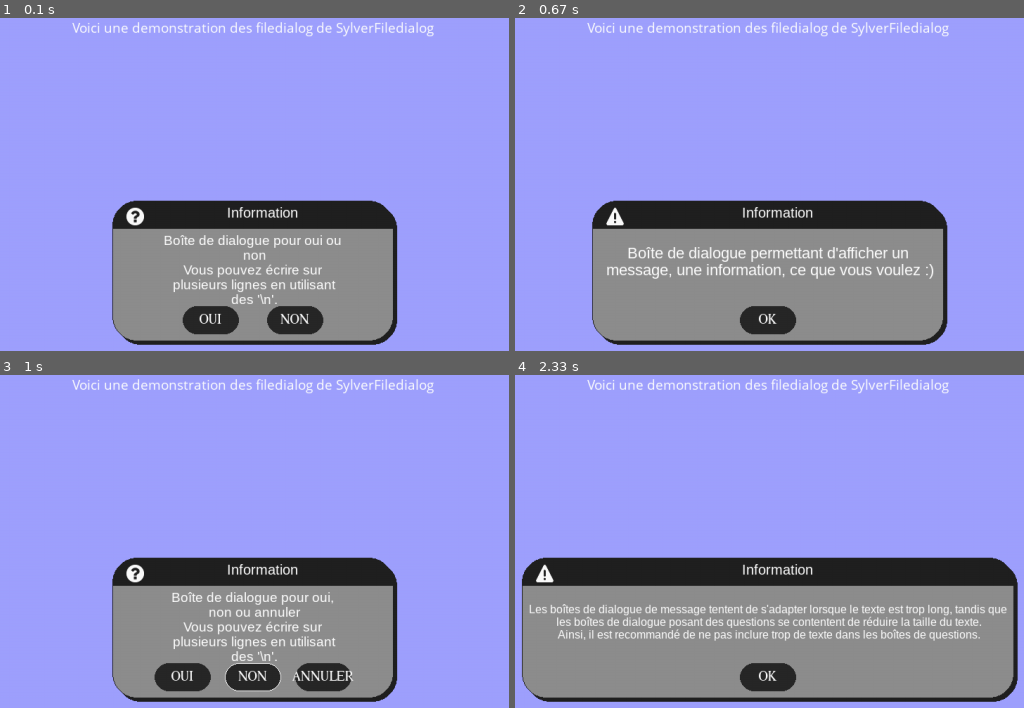
Above: before the commit, frames 1-4 (two rows, left to right).
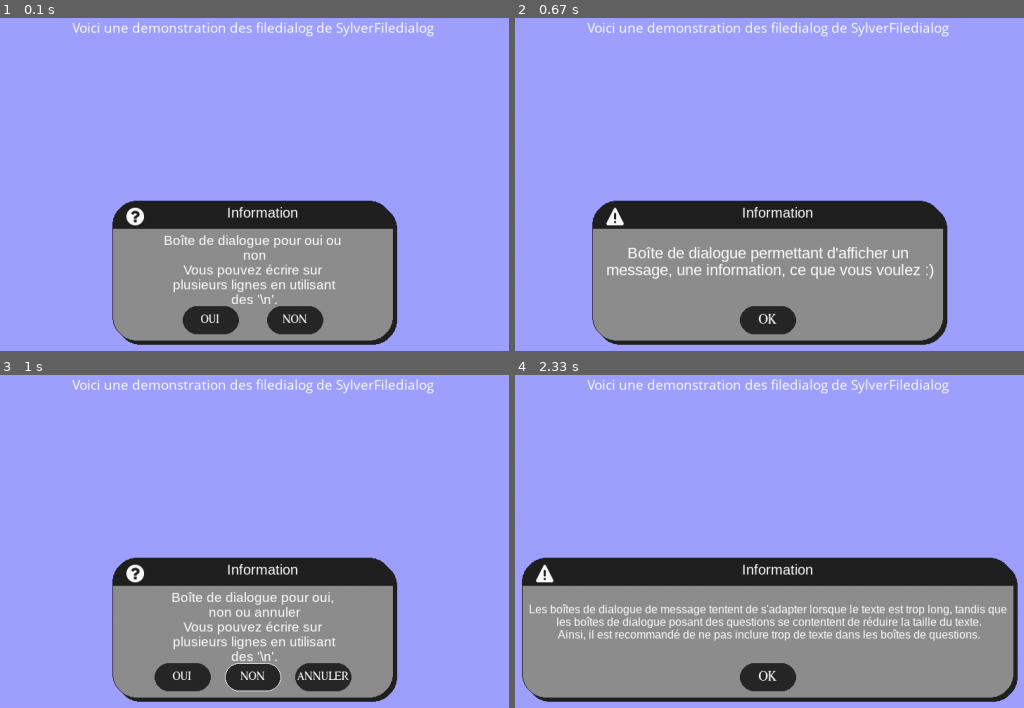
Above: after the commit, the same moments.

Repository: Sylverstone/BoiteDialoguePygame
Game: pygame game, started from Sylver_filedialog.py
Same seed, same stepped clock (60 frames per second), same inputs: the game is played once before the commit and once after it.
Inputs (mouse positions are in pixels of both pictures, inside the frame that each line leads up to):
- Up to frame 1 (0.1 s): no input
- Up to frame 2 (0.67 s): hold Esc from 0.33 s (still down)
- Up to frame 3 (1 s): release Esc at 0.8 s; click "OK" at 0.88 s
- Up to frame 4 (2.33 s): hold Esc 1.17-1.63 s; click (outside the picture) at 1.72 s

The runs differ from the first frame. In frame 1, 0.2% of the frame differs, in the area x 39-61%, y 88-92%; in frame 2, nothing differs; in frame 3, 0.5%, in the area x 33-70%, y 88-92%; in frame 4, nothing differs.

Commit message:
Ajout des doctstring + des options supplementaires

Diff:
--- a/Sylver_filedialog.py
+++ b/Sylver_filedialog.py
@@ -5,9 +5,23 @@
 from Sylver_fonction_usuelle import *
 
 class BoiteDialogPygame:
-
-    def __init__(self,w : int = 400 ,h : int = 200 ,screen : pygame.Surface = None,
-                 contour = 0, filtre_blanc = False,base_title = "Information"):
+    """
+    # BoiteDialogPygame
+        la class permet d'afficher différente boîte de dialogues tel que des oui non, des oui non annuler
+        ou bien encore de simple message. Vous pouvez personnalisé les dimensions de la boîte de dialogues, son apparence (contour)
+        avec également d'autre option comme son titre de base ainsi que un arrière plan transparent blanc a son affichage
+
+    ## Args:
+        * w (int, optional): longueur de la Boite de dialogue. Defaults to 400.
+        * h (int, optional): hauteur de la boite de dialogue. Defaults to 200.
+        * screen (pygame.Surface, optional): surface sur laquelle est dessiné la boîte de dialogue (conseillez de mettre votre écran). Defaults to None.
+        * contour (int, optional): epaisseur du contour de la boîte de dialogue. Defaults to 0.
+        * filtre_blanc (bool, optional): Si True, un arrière plan semi-transparent sera présent à l'affichage des boîtes de dialogues. Defaults to False.
+        * base_title (str, optional): Titre de base des boîtes de dialogues, il est personnalisable pour les différentes boites de dialogues, si vous ne le changez pas, base_title sera considéré par défaut comme titre de la boite dialogue. Defaults to "Information".
+        * echap_destroy_windows (bool,optional): Si True, a l'appuie de la touche echap, peut-importe la fenêtre, elle se fermera (renvoie None forcément)
+    """
+
+    def __init__(self,w : int = 400 ,h : int = 200 ,screen : pygame.Surface = None,contour = 0, filtre_blanc = False,base_title = "Information",echap_destroy_windows = False):
         self.longueur = w
         self.largeur = h
         self.longueur_btn = w/5
@@ -22,8 +36,19 @@
         self.contour = contour
         self.filtre_blanc = filtre_blanc
         self.base_title = base_title
-
-    def basic_setup(self,surface,dernier_ecran,x_surface,y_surface,barre_noir):
+        self.echap_destroy_windows = echap_destroy_windows
+
+    def basic_setup(self,surface : pygame.Surface,dernier_ecran : pygame.Surface,x_surface :int,y_surface : int,barre_noir : pygame.Surface) -> None:
+        """
+        Fonction permettant d'afficher l'esthétique de la boite de dialogue ainsi que son fond
+
+        ## Args:
+            * surface (pygame.Surface): surface de la boite de dialogue
+            * dernier_ecran (pygame.Surface): fond de la boite de dialogue
+            * x_surface (int): position x de la boite de dialogue
+            * y_surface (int): position y de la boite de dialogue
+            * barre_noir (pygame.Surface): surface de la barre noir de la boite de dialogue
+        """
         self.screen.blit(dernier_ecran,(0,0))
         if self.filtre_blanc != False:
                 surface_blanc_transparent = pygame.Surface((self.screen.get_width(), self.screen.get_height()),pygame.SRCALPHA)
@@ -44,13 +69,33 @@
         surface.blit(barre_noir,(0,0))
 
     @staticmethod
-    def affichage_text_et_titre_fenetre(surface : pygame.Surface,title : str,longueur_surface : int,taille_text : int,text : str ,position_text : int,largeur_surface : int,hauteur_text : int):
+    def affichage_text_et_titre_fenetre(surface : pygame.Surface,title : str,longueur_surface : int,taille_text : int,text : str ,position_text : int,largeur_surface : int,hauteur_text : int) -> None:
+        """Fonction permettant d'afficher le contenu texte de la boite de dialogue ainsi que son texte
+
+        ## Args:
+            * surface (pygame.Surface): Surface de la boite de dialogue
+            * title (str): titre de la boite de dialogue
+            * longueur_surface (int): longueur de la boite de dialogue
+            * taille_text (int): taille du contenu (texte) de la boite de dialogue
+            * text (str): contenu (texte) de la boite de dialogue
+            * position_text (int): position x du contenu (texte) de la boite de dialogue
+            * largeur_surface (int): largeur de la boite de dialogue
+            * hauteur_text (int): hauteur du contenu (texte) de la boite de dialogue
+        """
         draw_text_(contener=surface,text = title,x = longueur_surface/2 - font('Arial',15,False).size(title)[0]/2,
                       y = 5, color = (255,255,255), font="Arial")
         draw_text_(contener=surface,text = text,x = position_text,
                     y = largeur_surface/2 - hauteur_text/2, font = "Arial",size = taille_text,color=(255,)*3,center_multi_line=True)
 
-    def affiche_case(self,all_rect,mouse,bord_case,texts):
+    def affiche_case(self,all_rect : list,mouse : tuple,bord_case : list,texts : list) -> None:
+        """Fonction permettant d'afficher les btn de la boite de dialogue
+
+        ## Args:
+            * all_rect (list): tous les rects des boutons de la boite de dialogue
+            * mouse (tuple): coordonné de la souris (x,y)
+            * bord_case (list): listes contenu les couleurs des bords des boutons
+            * texts (list): listes contenant les textes affichés sur les bouton
+        """
         i = 0
         for rect in all_rect:
             if rect.collidepoint(mouse):
@@ -59,18 +104,18 @@
                 bord_case[i] = palette_couleur().Noir_clair
             pygame.draw.rect(self.screen,palette_couleur().Noir_clair,rect,0,35)
             pygame.draw.rect(self.screen,bord_case[i],rect,1,35)
-            draw_text_(contener= self.screen,text = texts[i], x = rect.x + rect.w/2 - font(TNN,20,True).size(texts[i])[0]/2,
-                    y = rect.y + rect.h/2 - font(TNN,20,True).size(texts[i])[1]/2, color=(255,)*3,
-                    font = TNN, importer= True,size = 20)
+            draw_text_(contener= self.screen,text = texts[i], x = rect.x + rect.w/2 - font(TNN,17,True).size(texts[i])[0]/2,
+                    y = rect.y + rect.h/2 - font(TNN,17,True).size(texts[i])[1]/2, color=(255,)*3,
+                    font = TNN, importer= True,size = 17)
             i+=1
 
-    def ask_yes_no(self,text : str ,dernier_ecran : pygame.Surface,color_text : tuple = (0,0,0),title = "") -> bool:
+    def ask_yes_no(self,text : str ,dernier_ecran : pygame.Surface,color_text : tuple = (0,0,0),title = "") -> bool | None:
         """Boite de dialogue permettant de posez une question fermer. Renvoie True pour oui, False pour non
 
         Args:
-            text (str): texte à afficher
-            dernier_ecran (pygame.Surface): fond de la boite de dialogue
-            color_text (tuple, optional): couleur du texte. Defaults to (0,0,0).
+            * text (str): texte à afficher
+            * dernier_ecran (pygame.Surface): fond de la boite de dialogue
+            * color_text (tuple, optional): couleur du texte. Defaults to (0,0,0).
 
         Returns:
             bool: Reponse de l'utilisateur
@@ -111,8 +156,9 @@
                     return True
                 elif rect_btn_non.collidepoint(mouse) and event.type == pygame.MOUSEBUTTONDOWN and event.button == 1:
                     return False
-                if event.type == pygame.KEYDOWN and event.key == pygame.K_ESCAPE:
-                    return None
+                if self.echap_destroy_windows:
+                    if event.type == pygame.KEYDOWN and event.key == pygame.K_ESCAPE:
+                        return None
             #affichage
             BoiteDialogPygame.affichage_text_et_titre_fenetre(surface,title,longueur_surface,taille_text,text,position_text,largeur_surface,hauteur_text)
             surface.blit(self.icone_interrogation,(20,10))
@@ -120,13 +166,13 @@
             self.affiche_case(all_rect,mouse,bord_case,texts)
             pygame.display.update()
 
-    def ask_yes_no_cancel(self,text : str ,dernier_ecran : pygame.Surface,color_text : tuple = (0,0,0),title = "") -> bool:
+    def ask_yes_no_cancel(self,text : str ,dernier_ecran : pygame.Surface,color_text : tuple = (0,0,0),title = "") -> bool | None:
         """Boite de dialogue permettant de poser une question fermé, Renvoie True pour oui, False pour non, None pour annuler
 
         Args:
-            text (str): texte à afficher sur la FileDialog
-            dernier_ecran (pygame.Surface): fond de la boite de dialogue
-            color_text (tuple, optional): couleur du texte. Defaults to (0,0,0).
+            * text (str): texte à afficher sur la FileDialog
+            * dernier_ecran (pygame.Surface): fond de la boite de dialogue
+            * color_text (tuple, optional): couleur du texte. Defaults to (0,0,0).
 
         Returns:
             bool: Reponse de l'utilisateur
@@ -171,8 +217,9 @@
                     return False
                 elif rect_btn_annuler.collidepoint(mouse) and event.type == pygame.MOUSEBUTTONDOWN and event.button == 1:
                     return None
-                if event.type == pygame.KEYDOWN and event.key == pygame.K_ESCAPE:
-                    return None
+                if self.echap_destroy_windows:
+                    if event.type == pygame.KEYDOWN and event.key == pygame.K_ESCAPE:
+                        return None
             #affichage
             BoiteDialogPygame.affichage_text_et_titre_fenetre(surface,title,longueur_surface,taille_text,text,position_text,largeur_surface,hauteur_text)
             surface.blit(self.icone_interrogation,(20,10))
@@ -184,8 +231,8 @@
         """Fonction permettant d'afficher un message a l'écran, ne renvoie rien
 
         Args:
-            text (str): texte a afficher
-            dernier_ecran (pygame.Surface): fond de la boite de dialogue
+            * text (str): texte a afficher
+            * dernier_ecran (pygame.Surface): fond de la boite de dialogue
         """
         if title == "":
             title = self.base_title
@@ -229,9 +276,10 @@
             for event in pygame.event.get():
                 if rect_btn_ok.collidepoint(mouse) and event.type == pygame.MOUSEBUTTONDOWN and event.button == 1:
                     affiche = False
-
-                if event.type == pygame.KEYDOWN and event.key == pygame.K_ESCAPE:
-                    affiche = False
+                if self.echap_destroy_windows:
+
+                    if event.type == pygame.KEYDOWN and event.key == pygame.K_ESCAPE:
+                        affiche = False
             #affichage
             BoiteDialogPygame.affichage_text_et_titre_fenetre(surface,title,longueur_surface,taille_text,text,position_text,largeur_surface,hauteur_text)
             surface.blit(self.icone_exclamation,(20,10))
@@ -255,7 +303,7 @@
     screen.fill((106,110,255))
     draw_text_("Voici une demonstration des filedialog de SylverFiledialog",contener=screen,color=(255,255,255),center_multi_line=True)
     last_screen = screen.copy()
-    dialog = BoiteDialogPygame(400,200,screen,1,True)
+    dialog = BoiteDialogPygame(400,200,screen,1,True,echap_destroy_windows=True)
     rep = dialog.ask_yes_no("Boîte de dialogue pour oui ou non\nVous pouvez écrire sur plusieurs lignes en utilisant des '\\n'.",last_screen)
     rep = dialog.message("Boîte de dialogue permettant d'afficher un message, une information, ce que vous voulez :)", last_screen)
     rep = dialog.ask_yes_no_cancel("Boîte de dialogue pour oui, non ou annuler\nVous pouvez écrire sur plusieurs lignes en utilisant des '\\n'.",last_screen)
